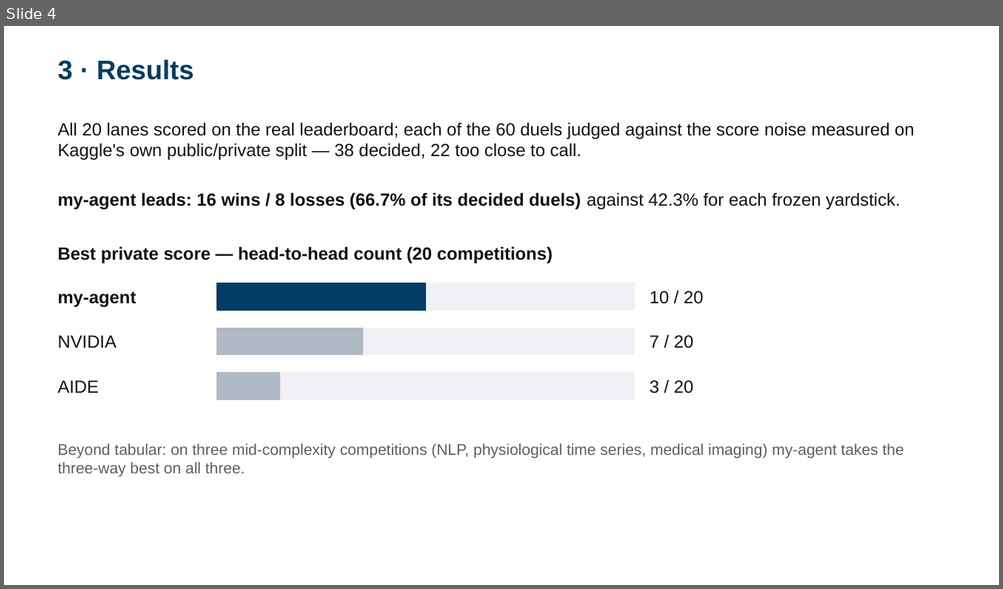
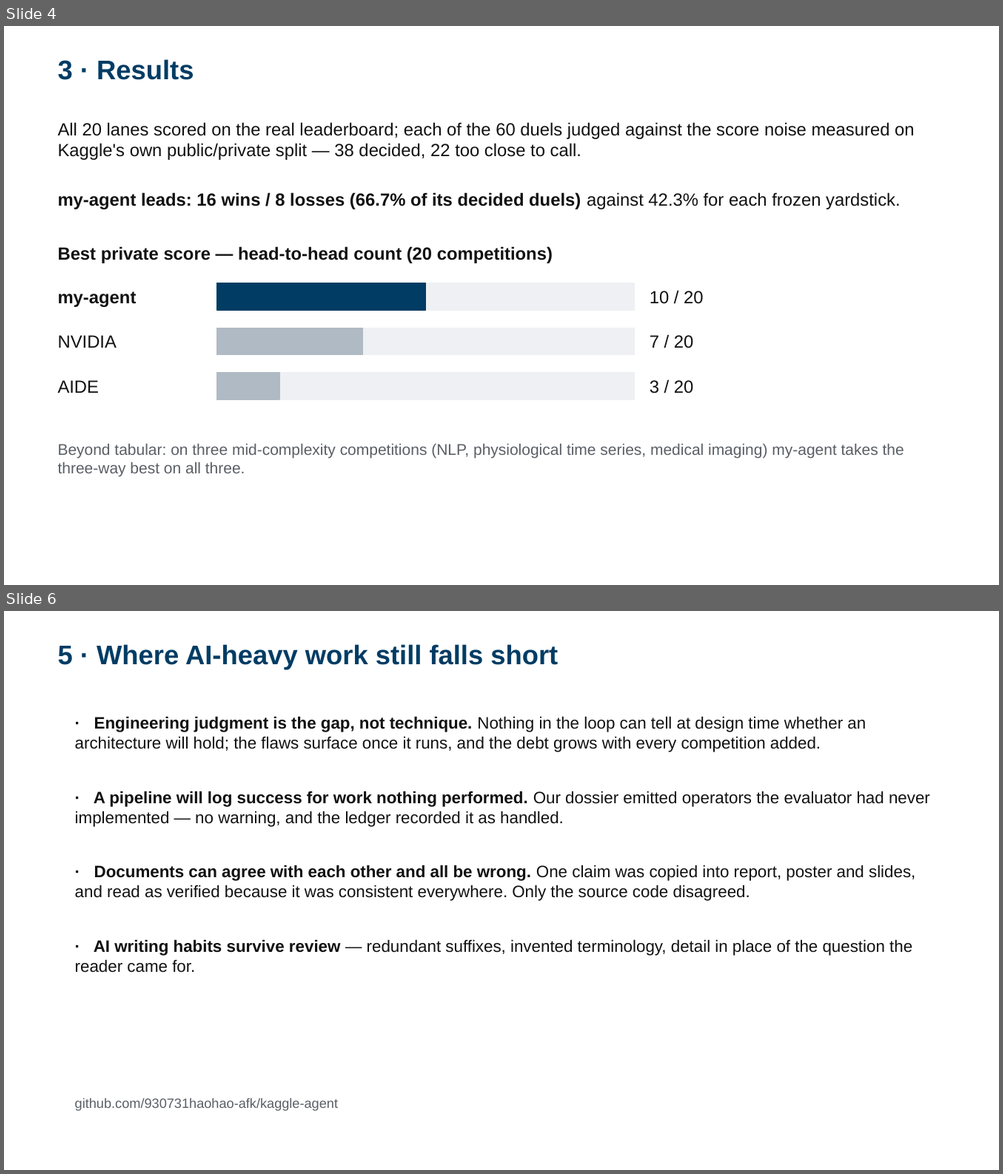
Before and after one commit to 930731haohao-afk/kaggle-agent, a slide deck: docs/presentation/slides_4min.pptx. Shown one above the other, each under a label of ours: slide 4 before the commit, slides 4 and 6 after it; the slides between them are not shown. The pictures are 1003x589 and 1003x1174 pixels, drawn with LibreOffice and Linux fonts; fonts in the diff are those of the drawing. Boxes give left, top, right and bottom in pixels: in the first picture for what was removed or moved away, otherwise in the second. Text is boxed around its words. In the diff, an @@ line names an element or a change of style, - is before the commit and + after.

```diff
--- a/docs/presentation/slides_4min.pptx
+++ b/docs/presentation/slides_4min.pptx
@@ slide 6 added at (4, 611, 999, 1170), background #FFFFFF @@
@@ text added at (58, 644, 558, 670), 26 pt, text #003C64, bold @@
+5 · Where AI-heavy work still falls short
@@ text added at (75, 716, 865, 752), 16 pt, text #111111 @@
+· Engineering judgment is the gap, not technique. Nothing in the loop can tell at design time whether an architecture will hold; the flaws surface once it runs, and the debt grows with every competition added.
@@ text added at (75, 791, 930, 827), 16 pt, text #111111 @@
+· A pipeline will log success for work nothing performed. Our dossier emitted operators the evaluator had never implemented — no warning, and the ledger recorded it as handled.
@@ text added at (75, 865, 915, 901), 16 pt, text #111111 @@
+· Documents can agree with each other and all be wrong. One claim was copied into report, poster and slides, and read as verified because it was consistent everywhere. Only the source code disagreed.
@@ text added at (75, 940, 912, 973), 16 pt, text #111111 @@
+· AI writing habits survive review — redundant suffixes, invented terminology, detail in place of the question the reader came for.
@@ text added at (75, 1099, 338, 1111), 13 pt, text #5A5F66 @@
+github.com/930731haohao-afk/kaggle-agent
```
Also in this commit, not shown: 1 slide changed, 1 slide removed, 4 other files.
